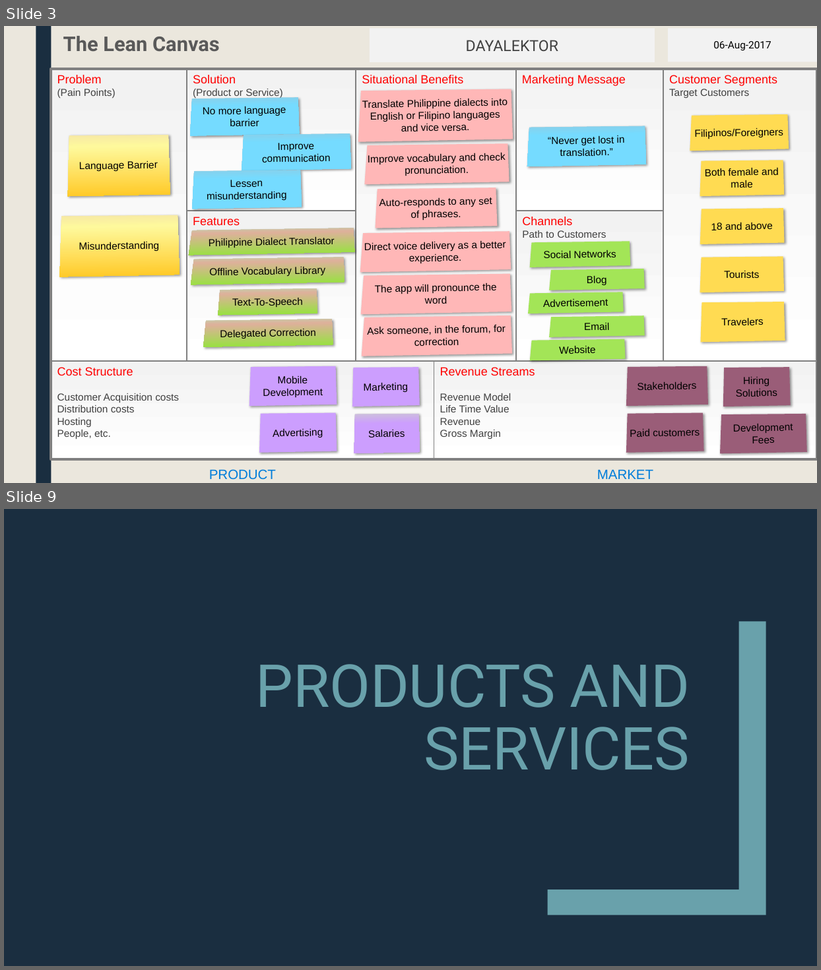
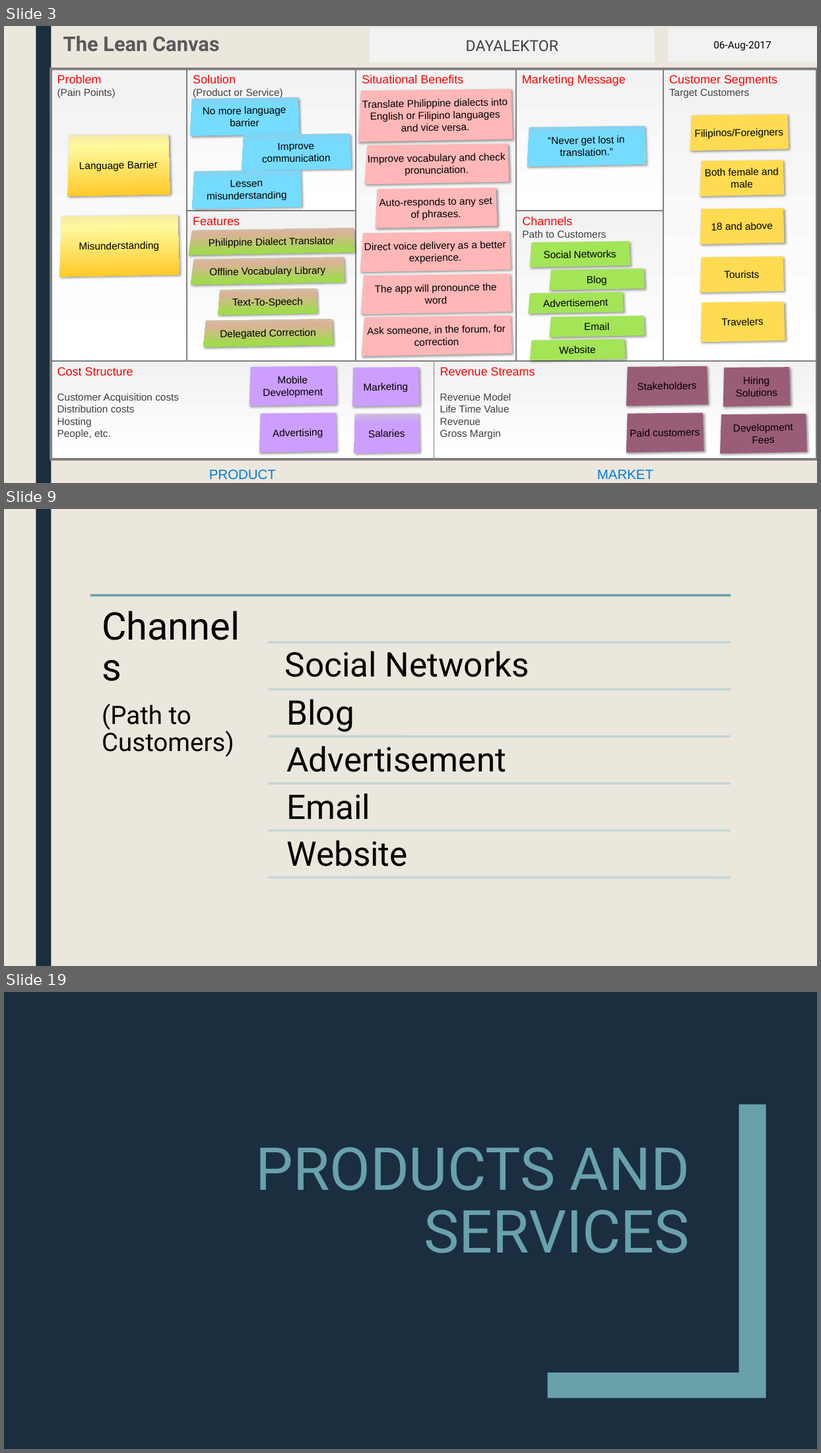
Before and after one commit to mlbelchez/Project---TENTREP, a slide deck: Presentation/PPT/Presentation 2.pptx. Shown one above the other, each under a label of ours: slides 3 and 9 before the commit, slides 3, 9 and 19 after it; the slides between them are not shown. The pictures are 821x970 and 821x1453 pixels, drawn with LibreOffice and Linux fonts; fonts in the diff are those of the drawing. Boxes give left, top, right and bottom in pixels: in the first picture for what was removed or moved away, otherwise in the second. Text is boxed around its words. In the diff, an @@ line names an element or a change of style, - is before the commit and + after.

```diff
--- a/Presentation/PPT/Presentation 2.pptx
+++ b/Presentation/PPT/Presentation 2.pptx
@@ slide 9 added at (4, 509, 817, 966), background #EBE7DD; not listed: 1 template element that a slide beside it also shows @@
@@ group added at (90, 595, 731, 878): 7 lines, 6 texts @@
+Channels
+(Path to Customers)
+Social Networks
+Blog
+Advertisement
+Email
+Website
@@ what was slide 9 is now slide 19 @@
```
Also in this commit, not shown: 7 slides changed, 9 other slides added, 1 other file.
